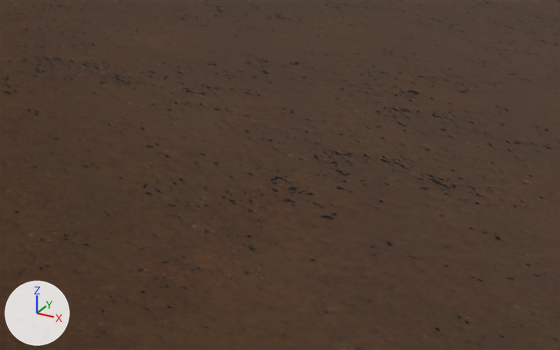
Before and after pictures for a commit that changed the glTF model projects/assets/models/mars2.glb.
Rendered twice from a 50 mm camera at (4.95, 1.42, 4.71) aimed at (0.37, 9.74, 0.55). The axes (+X, +Y, +Z) are drawn at lower left. The lights are the same throughout. Where no turn or scale is listed for an object, it has been applied to the vertices.
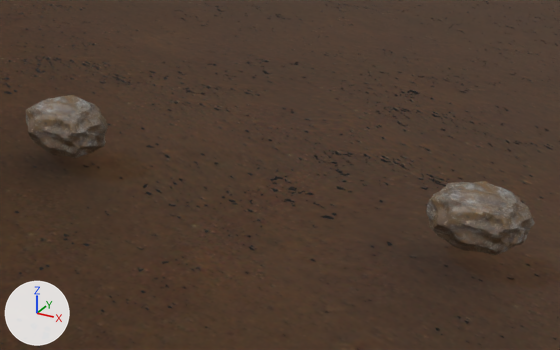
The change in detail:
Picture 'Rock_042_BaseColor' (img_rock_042_basecolor) is new.
Material 'Material.002' (mat_material_002) is new.
Its texture is img_rock_042_basecolor.
Material 'Material' (mat_material) is new.
Its texture is img_rock_042_basecolor.
Mesh me_cube_001 is new.
It has 1538 vertices, 3072 faces and spans x -0.64..0.672, y -0.399..0.428, z -0.407..0.407.
It uses material mat_material_002 (picture img_rock_042_basecolor).
Mesh me_cube is new.
It has 1538 vertices, 3072 faces and spans x -0.64..0.672, y -0.399..0.428, z -0.407..0.407.
It uses material mat_material (picture img_rock_042_basecolor).
Object 'special-rock.001' (ob_special_rock_001) is new; it shows me_cube_001.
Its location is (-2.721, 9.081, 0.905).
Object 'rock' (ob_rock) is new; it shows me_cube.
Its location is (2.939, 10.172, 0.357).

Boxes [x1, y1, x2, y2] around the edits, measured in the pictures (560 x 350 px):
'rock', added (brown)
    after: [426, 181, 535, 255]
'special-rock.001', added (brown)
    after: [26, 95, 108, 158]
